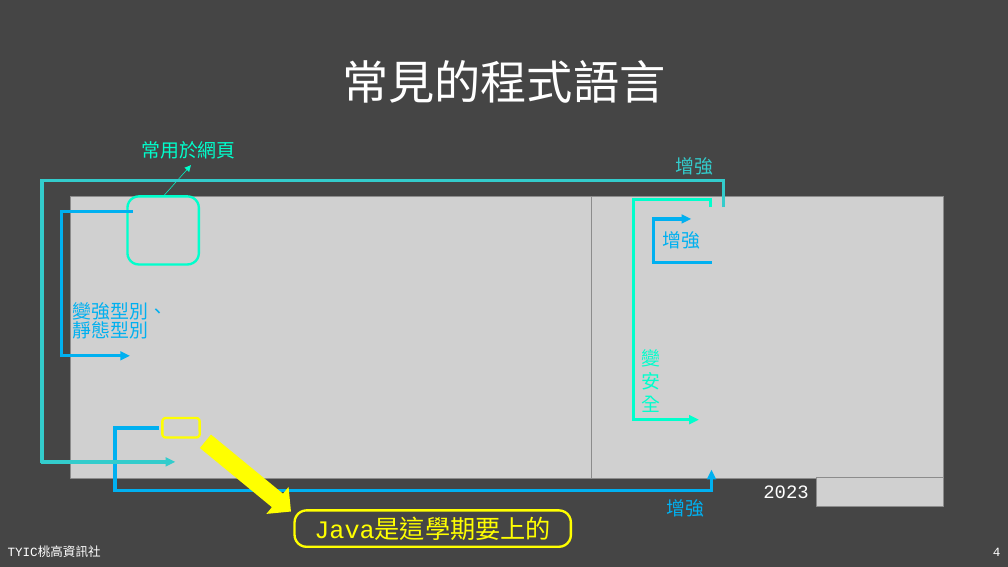
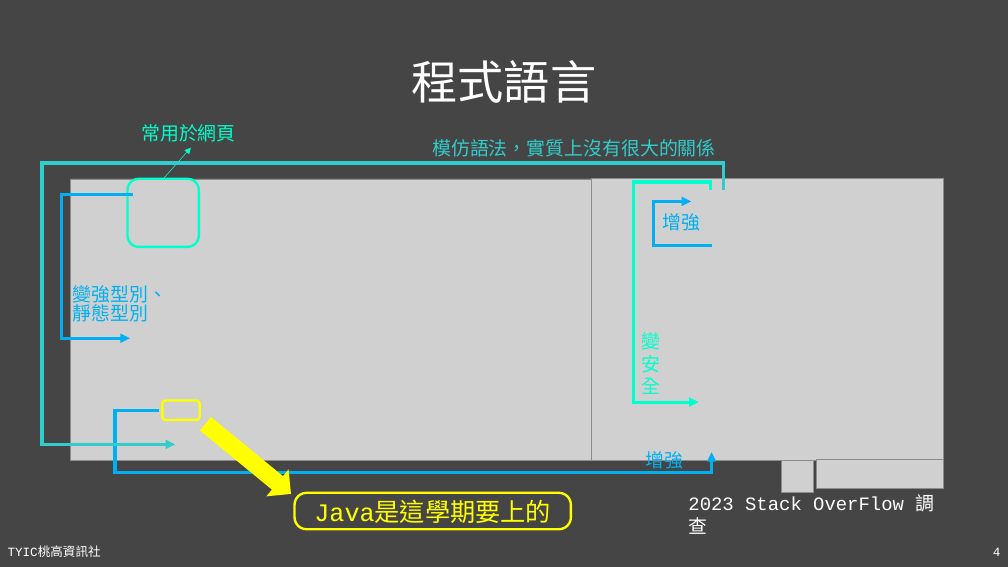
Before and after one commit to TYSHIC/slides, a slide deck: slide 4 of powerpoint/02_程式語言簡介.pptx. Drawn at 1008x567 pixels with LibreOffice and Linux fonts; fonts in the diff are those of the drawing; grey boxes stand for pictures. Boxes give left, top, right and bottom in pixels: in the first picture for what was removed or moved away, otherwise in the second. Text is boxed around its words. In the diff, an @@ line names an element or a change of style, - is before the commit and + after.

```diff
--- a/powerpoint/02_程式語言簡介.pptx
+++ b/powerpoint/02_程式語言簡介.pptx
@@ title at <box>411,60,596,103</box>: text changed @@
-常見的程式語言
+程式語言
@@ text added at <box>432,139,715,157</box>, 18 pt, text #33CCCC @@
+模仿語法，實質上沒有很大的關係
@@ text removed at <box>675,157,713,175</box> @@
-增強
@@ 4 lines, 2 texts, 2 rounded rectangles, 1 picture, 1 arrow, 1 down arrow: place and size @@
-4 lines, 2 texts, 2 rounded rectangles, 1 picture, 1 arrow, 1 down arrow at <box>42,198,944,547</box>
+4 lines, 2 texts, 2 rounded rectangles, 1 picture, 1 arrow, 1 down arrow at <box>42,181,944,529</box>
@@ text "增強" rewrapped from <box>666,499,704,517</box> to <box>645,447,683,472</box> @@
@@ 9 lines, 5 arrows, 2 pictures, 2 texts, 1 rounded rectangle: place and size @@
-9 lines, 5 arrows, 2 pictures, 2 texts, 1 rounded rectangle at <box>40,141,944,492</box>
+9 lines, 5 arrows, 2 pictures, 2 texts, 1 rounded rectangle at <box>40,124,944,474</box>
@@ picture added at <box>781,461,814,493</box> @@
@@ text at <box>688,494,934,534</box>: text changed @@
-2023
+2023 Stack OverFlow 調查
```
Also in this commit, not shown: 1 slide added, 4 other files.
